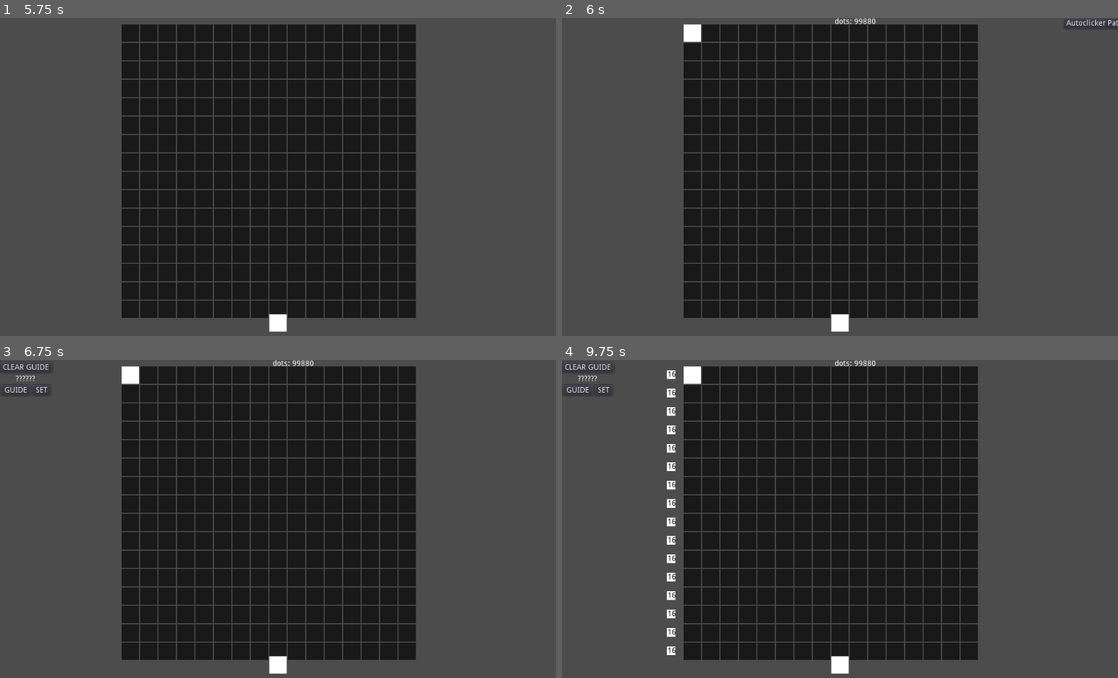
Above: before the commit, frames 1-4 (two rows, left to right).
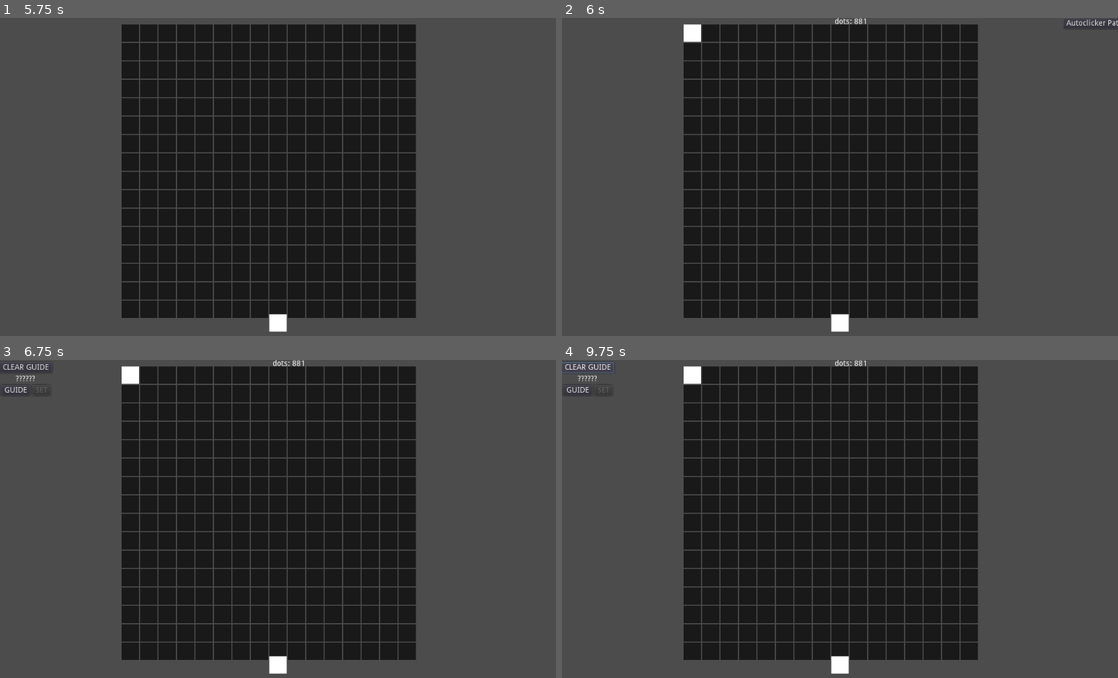
Above: after the commit, the same moments.

Repository: marschium/nonogram-idle
Game: Godot game, scene res://scenes/Main.tscn
The game is run twice, just before and just after one commit, with the same random seed, the same clock (stepped at 60 frames per second) and the same inputs. The project has no main scene, so this scene is started directly.
Inputs (mouse positions are in pixels of both pictures, inside the frame that each line leads up to):
- Up to frame 1 (5.75 s): click "Expand 2 (8)" at 0.5 s; click "Expand 4 (16)" at 1.25 s; click "Expand 8 (32)" at 2 s; click "Expand 16 (64)" at 2.75 s; click (278, 323) at 3.5 s; click (278, 323) at 4.25 s; click (278, 323) at 5 s
- Up to frame 2 (6 s): tap Enter at 5.75 s; move the mouse to (689, 33) at 5.77 s; click (689, 33) at 5.92 s
- Up to frame 3 (6.75 s): click "Autoclicker Patterns" at 6.5 s
- Up to frame 4 (9.75 s): click "CLEAR GUIDE" at 7.25 s; click "GUIDE" at 8 s; click (600, 391) at 8.75 s, where only the run before the commit has a clickable "SET"; click "REMOVE" (after the commit: "CLEAR GUIDE") at 9.5 s

Frame 1 is identical in both runs. In frame 2, less than 0.1% of the frame differs, in the area x 52-57%, y 0-2%; in frame 3, less than 0.1%; in frame 4, 0.8%, in the area x 0-57%, y 0-93%.

Commit message:
pattern autoclicking only enabled if autoclicking purchased

Diff:
--- a/game/scenes/AutoclickerControl.gd
+++ b/game/scenes/AutoclickerControl.gd
@@ -11,6 +11,7 @@
 
 func enable_autoclick():
 	$VBoxContainer/AutoclickerButton.visible = true
+	$VBoxContainer/PatternsControl.enable_autoclick()
 
 func enable_pattern_select():
 	$VBoxContainer/PatternsControl.visible = true
--- a/game/scenes/Main.gd
+++ b/game/scenes/Main.gd
@@ -22,7 +22,7 @@
 
 # Called when the node enters the scene tree for the first time.
 func _ready():
-	Score.add(99999)
+	Score.add(1000)
 	Combo.connect("combo_complete", self, "_on_Combo_complete")
 	$CanvasLayer/AutoclickerControl.add_color(current_color)
 	$CanvasLayer/ColorMenu.add_color(current_color)
@@ -48,7 +48,7 @@
 	var was_autoclicked = autoclicker.running
 	autoclicker.stop()
 	for p in $Patterns.get_macthes():
-		Score.add(p.bonus)
+		# Score.add(p.bonus)
 		Combo.add(p)
 	$Patterns.reset_matches()
 	Combo.tick()
@@ -151,6 +151,7 @@
 
 func _on_Combo_complete(words, num):
 	print("Combo finished")
+	Score.add(256 * num) # TODO score per keyword?
 
 func _on_Autoclicker_pattern_changed(pattern):
 	autoclicker_control.autoclicker_current_pattern(pattern)
--- a/game/scenes/PatternsControl.gd
+++ b/game/scenes/PatternsControl.gd
@@ -16,7 +16,8 @@
 
 # Called when the node enters the scene tree for the first time.
 func _ready():
-	pass # Replace with function body.
+	if cheat:
+		enable_autoclick()
 
 func show_pattern(pattern):
 	for c in pattern.colors:
@@ -31,6 +32,10 @@
 	l.connect("set_selected", self, "_on_PatternSelect_set_selected")
 	l.visible = show_pattern(pattern)
 	pattern_select_vbox.add_child(l)
+
+func enable_autoclick():
+	for pc in pattern_select_vbox.get_children():
+		pc.enable_autoclick()
 
 func add_color(color):
 	unlocked_colors.append(color)
--- a/game/scenes/ui/PatternSelectControl.gd
+++ b/game/scenes/ui/PatternSelectControl.gd
@@ -4,10 +4,16 @@
 signal set_selected(pattern)
 
 var pattern = null
+var autoclick_enabled = false
 
 # Declare member variables here. Examples:
 # var a = 2
 # var b = "text"
+
+func enable_autoclick():
+	autoclick_enabled = true
+	if pattern.unlocked:
+		$VBoxContainer/HBoxContainer/SetButton.disabled = false
 
 
 # Called when the node enters the scene tree for the first time.
@@ -15,11 +21,12 @@
 	# TODO only show set if unlocked
 	if pattern == null:
 		return
+	$VBoxContainer/HBoxContainer/SetButton.disabled = true
 	pattern.connect("unlocked", self, "_on_Pattern_unlocked")
 	if pattern.unlocked:
-		$VBoxContainer/NameLabel.text = pattern.pattern_name[0]
-		$VBoxContainer/HBoxContainer/SetButton.disabled = true
-
+		# TODO only enable auto click button if auto clicker upgrade purchased
+		$VBoxContainer/NameLabel.text = pattern.pattern_name
+		$VBoxContainer/HBoxContainer/SetButton.disabled = !autoclick_enabled
 
 
 func force_toggle_set_button(pressed):
@@ -27,7 +34,7 @@
 
 
 func _on_Pattern_unlocked():
-	$VBoxContainer/HBoxContainer/SetButton.disabled = false
+	$VBoxContainer/HBoxContainer/SetButton.disabled = !autoclick_enabled
 	$VBoxContainer/NameLabel.text = pattern.pattern_name
 	$VBoxContainer/NameLabel.modulate = Color(0, 1, 0)
 
